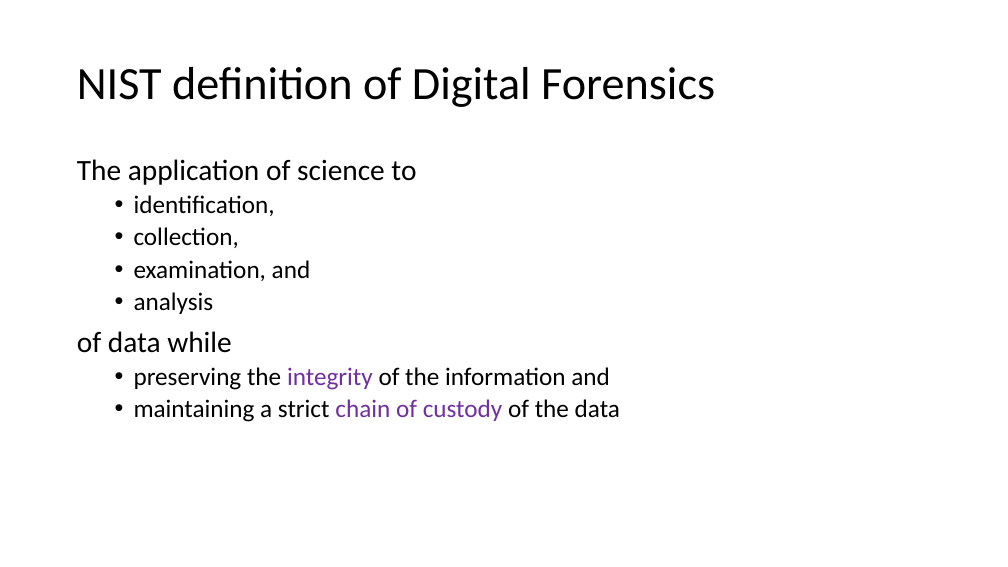
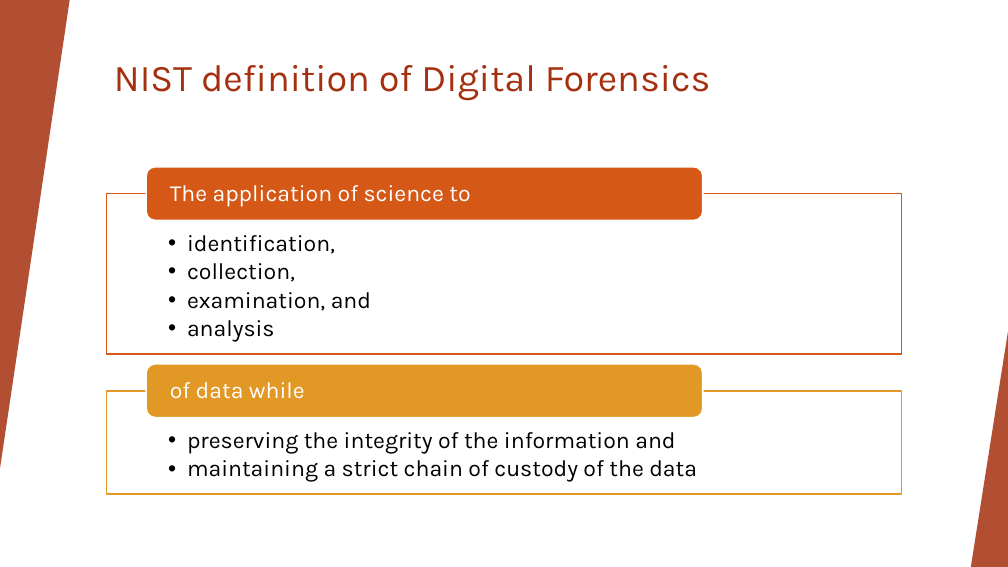
Before and after one commit to sajinshivdas/Digital-Forensics-Lab, a slide deck: slide 5 of Basic_Computer_Skills_for_Forensics/5_Introduction_to_digital_forensics.pptx. Drawn at 1008x567 pixels with LibreOffice and Linux fonts; fonts in the diff are those of the drawing; background and template pictures are left out. Boxes give left, top, right and bottom in pixels: in the first picture for what was removed or moved away, otherwise in the second. Text is boxed around its words. In the diff, an @@ line names an element or a change of style, - is before the commit and + after.

Commit message:
update
Digital forensics

```diff
--- a/Basic_Computer_Skills_for_Forensics/5_Introduction_to_digital_forensics.pptx
+++ b/Basic_Computer_Skills_for_Forensics/5_Introduction_to_digital_forensics.pptx
@@ rectangle added at box(0, 0, 1008, 567), fill #FFFFFF @@
@@ triangle added at box(0, 0, 70, 469), fill #A5300F at 85% opacity @@
@@ title "NIST definition of Digital Forensics": place and size @@
-title "NIST definition of Digital Forensics" at box(77, 67, 715, 107)
+title "NIST definition of Digital Forensics" at box(114, 65, 711, 101)
@@ title "NIST definition of Digital Forensics" at box(114, 65, 711, 101): size 44 to 36 pt, font Calibri to Karla, text colour #000000 to #A5300F; line spacing 0.9 to 1; vertical alignment middle to top @@
@@ text removed at box(77, 159, 620, 422) @@
-The application of science to
-  • identification,
-  • collection,
-  • examination, and
-  • analysis
-of data while
-  • preserving the integrity of the information and
-  • maintaining a strict chain of custody of the data
@@ group added at box(0, 0, 1008, 567): 5 freeform shapes, 3 triangles, 2 lines @@
@@ triangle added at box(971, 332, 1008, 567), fill #A5300F at 85% opacity @@
@@ group added at box(107, 167, 902, 494): 4 texts, 2 rectangles, 2 rounded rectangles @@
+  • identification,
+  • collection,
+  • examination, and
+  • analysis
+The application of science to
+  • preserving the integrity of the information and
+  • maintaining a strict chain of custody of the data
+of data while
```
Also in this commit, not shown: 32 other slides changed.
